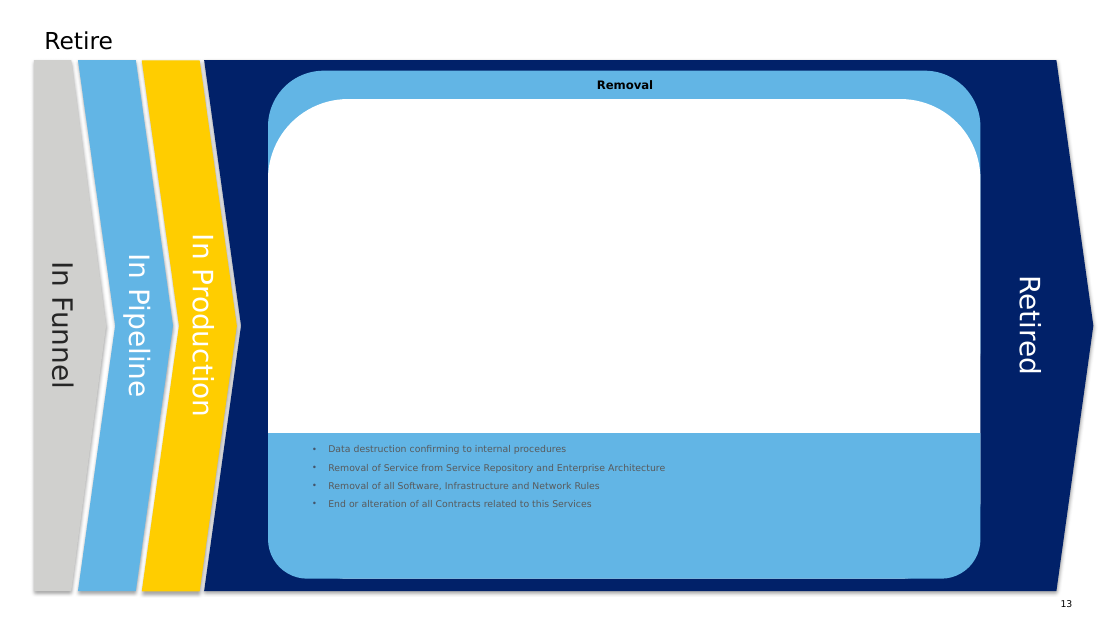
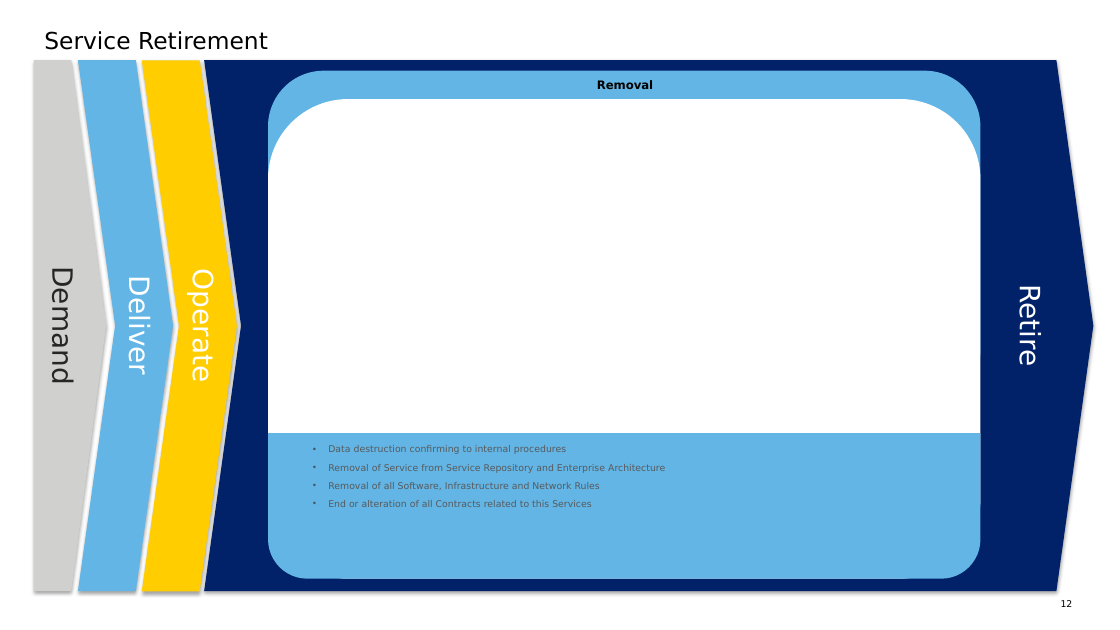
Before and after one commit to sjhoeksma/docs4it, a slide deck: slide 12 of support-material/docs4IT.pptx (slide 13 before the commit). Drawn at 1120x630 pixels with LibreOffice and Linux fonts; fonts in the diff are those of the drawing. Boxes give left, top, right and bottom in pixels: in the first picture for what was removed or moved away, otherwise in the second. Text is boxed around its words. In the diff, an @@ line names an element or a change of style, - is before the commit and + after.

Commit message:
Update Service Life Cycle

```diff
--- a/support-material/docs4IT.pptx
+++ b/support-material/docs4IT.pptx
@@ title at bbox=[44, 31, 268, 50]: text changed @@
-Retire
+Service Retirement
@@ text in pentagon arrow at bbox=[46, 277, 79, 382]: text changed @@
-In Funnel
+Demand
@@ text in chevron at bbox=[123, 286, 156, 373]: text changed @@
-In Pipeline
+Deliver
@@ text in chevron at bbox=[186, 280, 219, 380]: text changed @@
-In Production
+Operate
@@ text in chevron at bbox=[1013, 292, 1046, 364]: text changed @@
-Retired
+Retire
```
Also in this commit, not shown: 12 other slides changed, 4 slides added, 24 other files.
